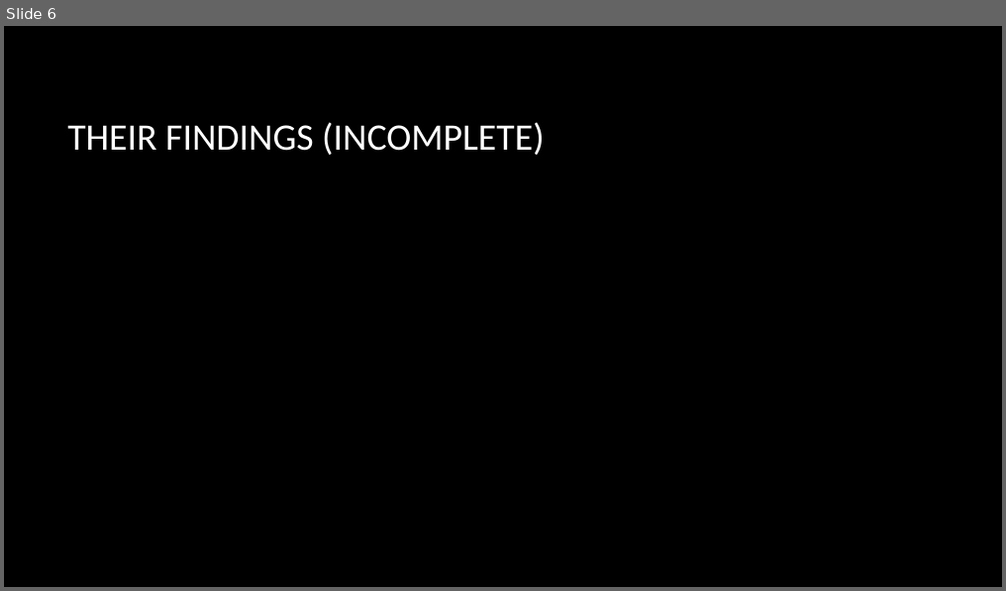
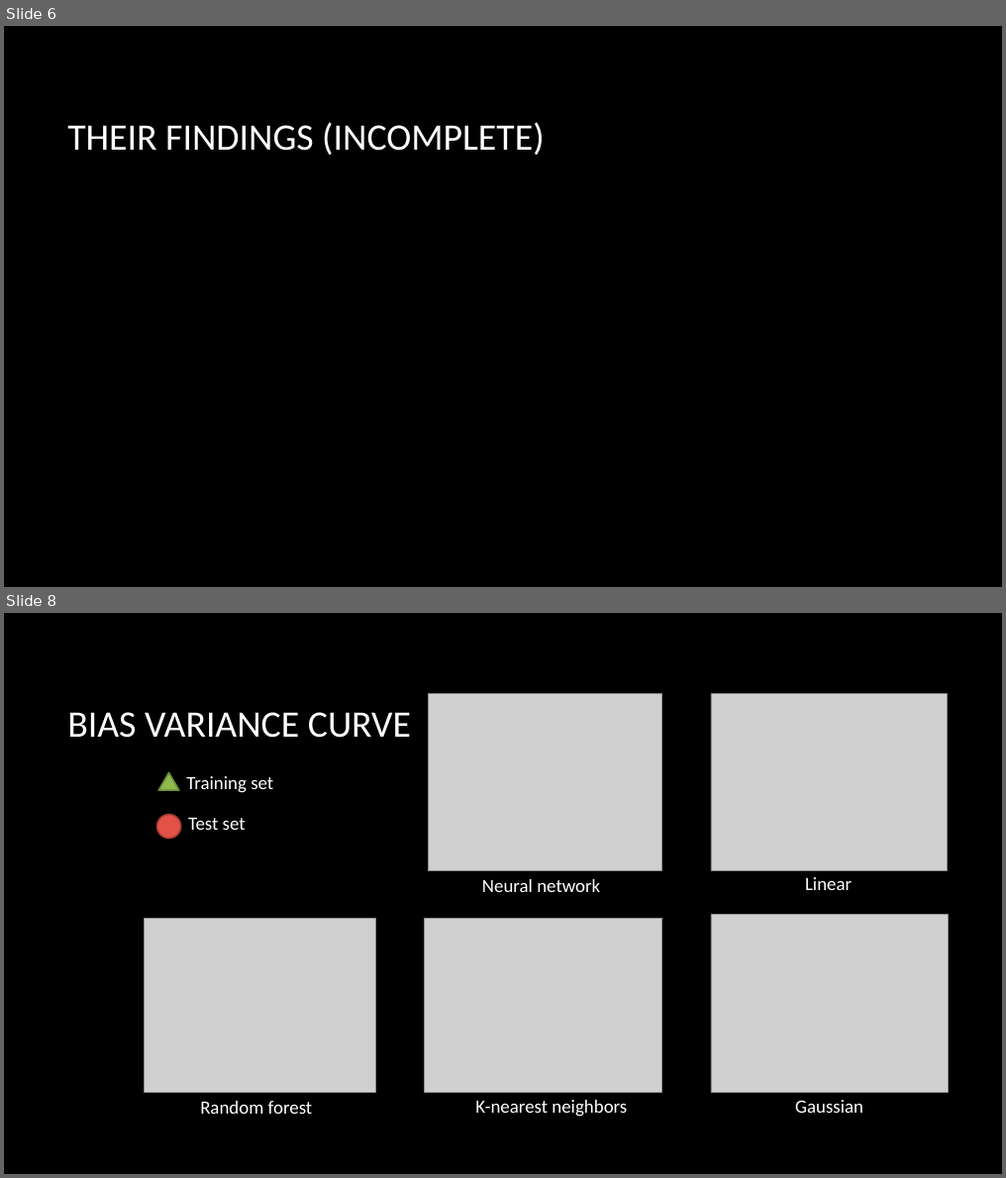
Before and after one commit to ychennay/CIS-700-Banknote-Authentication, a slide deck: CIS-700.pptx. Shown one above the other, each under a label of ours: slide 6 before the commit, slides 6 and 8 after it; the slides between them are not shown. The pictures are 1006x591 and 1006x1178 pixels, drawn with LibreOffice and Linux fonts; fonts in the diff are those of the drawing; grey boxes stand for pictures; background and template pictures are left out. Boxes give left, top, right and bottom in pixels: in the first picture for what was removed or moved away, otherwise in the second. Text is boxed around its words. In the diff, an @@ line names an element or a change of style, - is before the commit and + after.

Commit message:
Added bias curves to presentation.

```diff
--- a/CIS-700.pptx
+++ b/CIS-700.pptx
@@ slide 8 added at bbox=[4, 613, 1002, 1174], background picture (left out) @@
@@ picture added at bbox=[428, 694, 662, 871] @@
@@ picture added at bbox=[711, 694, 946, 871] @@
@@ title added at bbox=[67, 712, 411, 738], 36 pt, text #FFFFFF @@
+BIAS VARIANCE CURVE
@@ triangle added at bbox=[159, 772, 179, 790], fill #90BA4C, outline #6B8A38 1.5 pt @@
@@ text added at bbox=[186, 776, 273, 793], 18 pt, text #FFFFFF @@
+Training set
@@ ellipse added at bbox=[156, 814, 180, 839], fill #E25247, outline #A73D35 1.5 pt @@
@@ text added at bbox=[188, 818, 246, 830], 18 pt, text #FFFFFF @@
+Test set
@@ text added at bbox=[482, 879, 600, 892], 18 pt, text #FFFFFF @@
+Neural network
@@ text added at bbox=[805, 877, 851, 890], 18 pt, text #FFFFFF @@
+Linear
@@ picture added at bbox=[144, 919, 376, 1093] @@
@@ picture added at bbox=[425, 919, 662, 1093] @@
@@ picture added at bbox=[711, 915, 947, 1092] @@
@@ text added at bbox=[200, 1101, 313, 1114], 18 pt, text #FFFFFF @@
+Random forest
@@ text added at bbox=[475, 1100, 627, 1117], 18 pt, text #FFFFFF @@
+K-nearest neighbors
@@ text added at bbox=[795, 1100, 863, 1113], 18 pt, text #FFFFFF @@
+Gaussian
```
Also in this commit, not shown: 3 slides changed, 2 other slides added.
